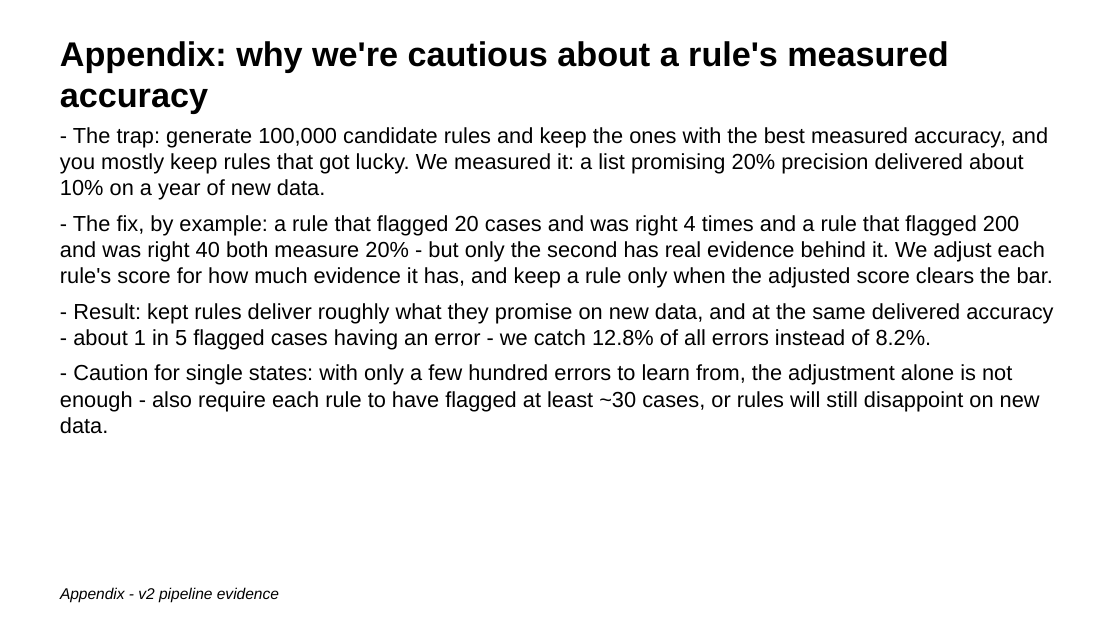
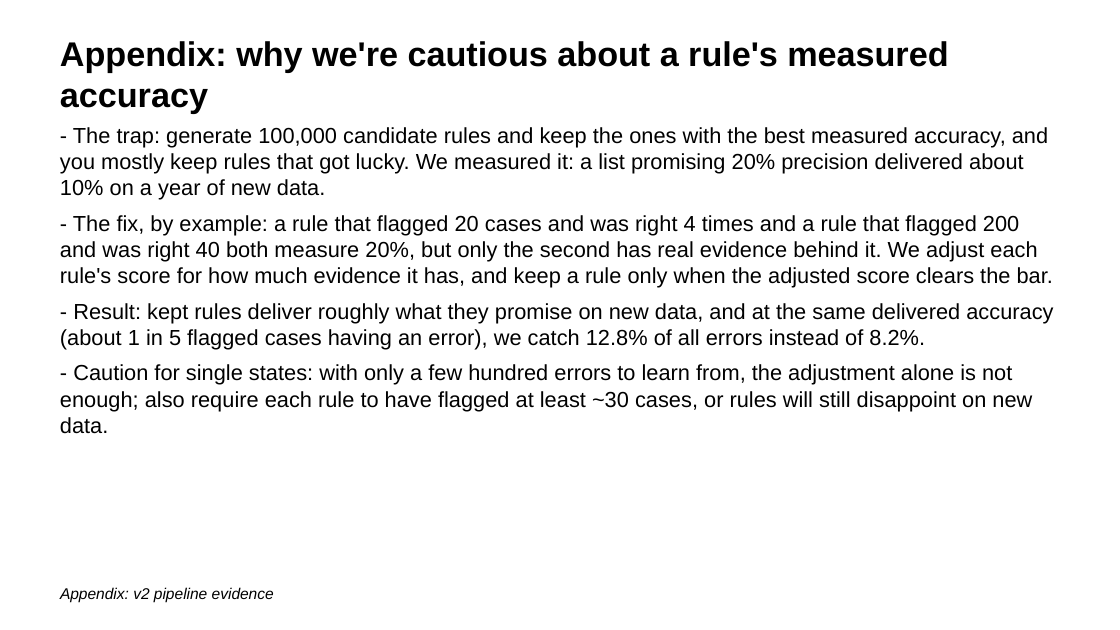
Before and after one commit to giannella/snap_qc, a slide deck: slide 12 of how_to_use_the_snap_qc_inclusion_rules_scripts.pptx. Drawn at 1120x630 pixels with LibreOffice and Linux fonts; fonts in the diff are those of the drawing. Boxes give left, top, right and bottom in pixels: in the first picture for what was removed or moved away, otherwise in the second. Text is boxed around its words. In the diff, an @@ line names an element or a change of style, - is before the commit and + after.

```diff
--- a/how_to_use_the_snap_qc_inclusion_rules_scripts.pptx
+++ b/how_to_use_the_snap_qc_inclusion_rules_scripts.pptx
@@ text at (60,215,1053,434): text changed @@
-- The fix, by example: a rule that flagged 20 cases and was right 4 times and a rule that flagged 200 and was right 40 both measure 20% - but only the second has real evidence behind it. We adjust each rule's score for how much evidence it has, and keep a rule only when the adjusted score clears the bar.
-- Result: kept rules deliver roughly what they promise on new data, and at the same delivered accuracy - about 1 in 5 flagged cases having an error - we catch 12.8% of all errors instead of 8.2%.
-- Caution for single states: with only a few hundred errors to learn from, the adjustment alone is not enough - also require each rule to have flagged at least ~30 cases, or rules will still disappoint on new data.
+- The fix, by example: a rule that flagged 20 cases and was right 4 times and a rule that flagged 200 and was right 40 both measure 20%, but only the second has real evidence behind it. We adjust each rule's score for how much evidence it has, and keep a rule only when the adjusted score clears the bar.
+- Result: kept rules deliver roughly what they promise on new data, and at the same delivered accuracy (about 1 in 5 flagged cases having an error), we catch 12.8% of all errors instead of 8.2%.
+- Caution for single states: with only a few hundred errors to learn from, the adjustment alone is not enough; also require each rule to have flagged at least ~30 cases, or rules will still disappoint on new data.
@@ text at (60,587,274,603): text changed @@
-Appendix - v2 pipeline evidence
+Appendix: v2 pipeline evidence
```
Also in this commit, not shown: 14 other slides changed, 3 other files.
